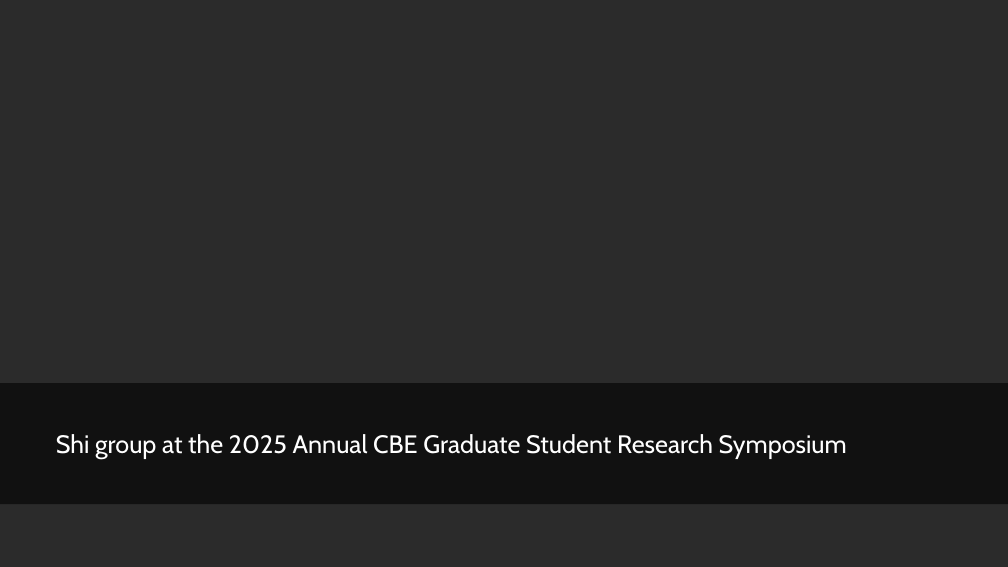
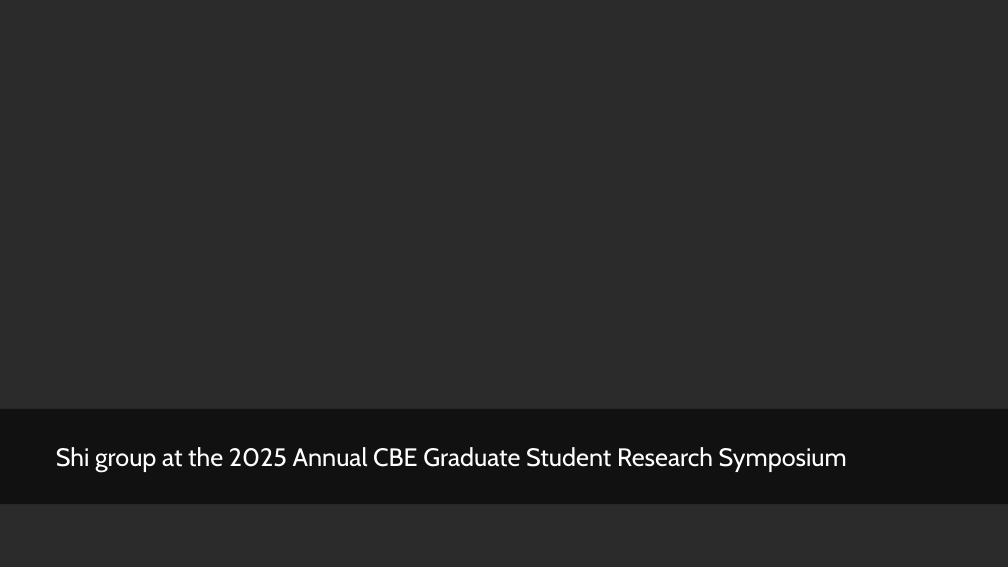
Before and after one commit to ShiResearchGroup/shiresearchgroup.github.io, a slide deck: slide 2 of assets/img/image_slider/images.pptx. Drawn at 1008x567 pixels with LibreOffice and Linux fonts; fonts in the diff are those of the drawing; background and template pictures are left out; a plain dark background stands for a picture behind light text. Boxes give left, top, right and bottom in pixels: in the first picture for what was removed or moved away, otherwise in the second. Text is boxed around its words. In the diff, an @@ line names an element or a change of style, - is before the commit and + after.

```diff
--- a/assets/img/image_slider/images.pptx
+++ b/assets/img/image_slider/images.pptx
@@ rectangle: place and size @@
-rectangle at bbox=[0, 383, 1008, 504]
+rectangle at bbox=[0, 409, 1008, 504]
@@ text "Shi group at the 2025 ...": place and size @@
-text "Shi group at the 2025 ..." at bbox=[56, 434, 847, 459]
+text "Shi group at the 2025 ..." at bbox=[56, 447, 847, 472]
```
Also in this commit, not shown: 4 other slides changed, 7 other files.
